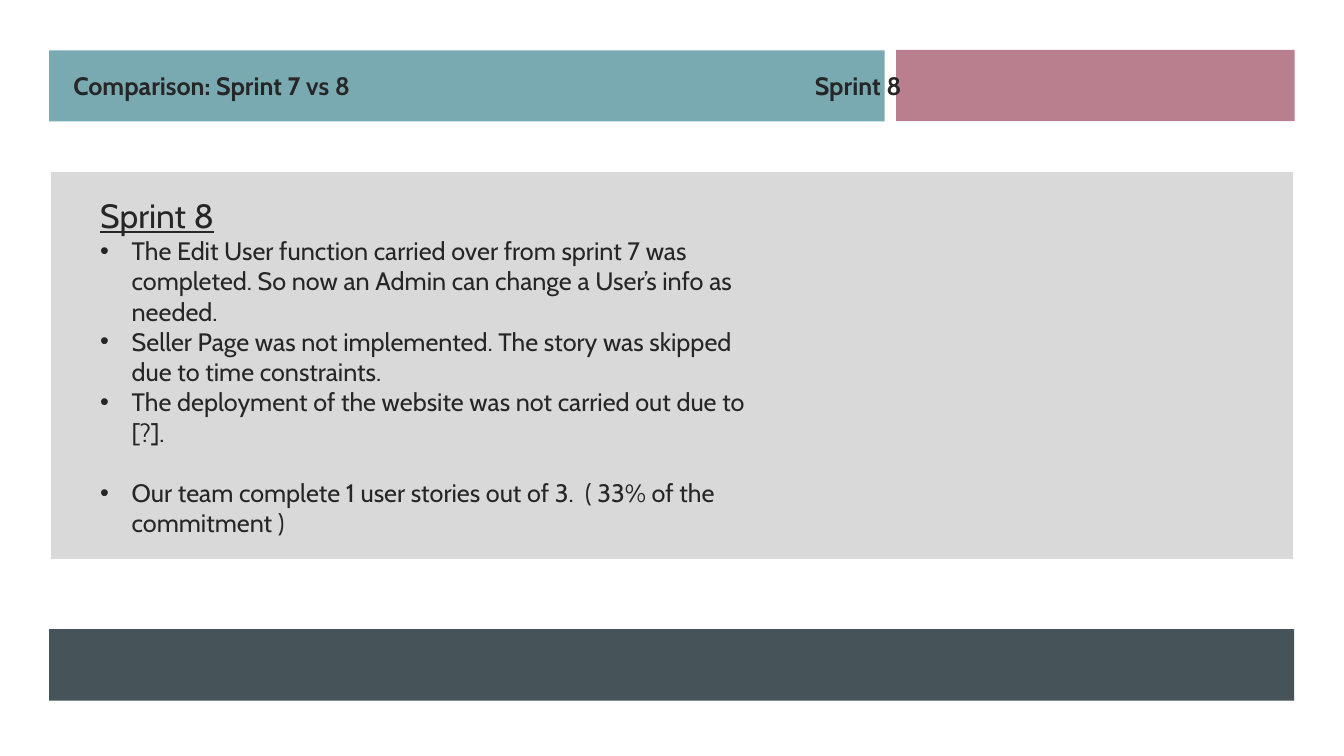
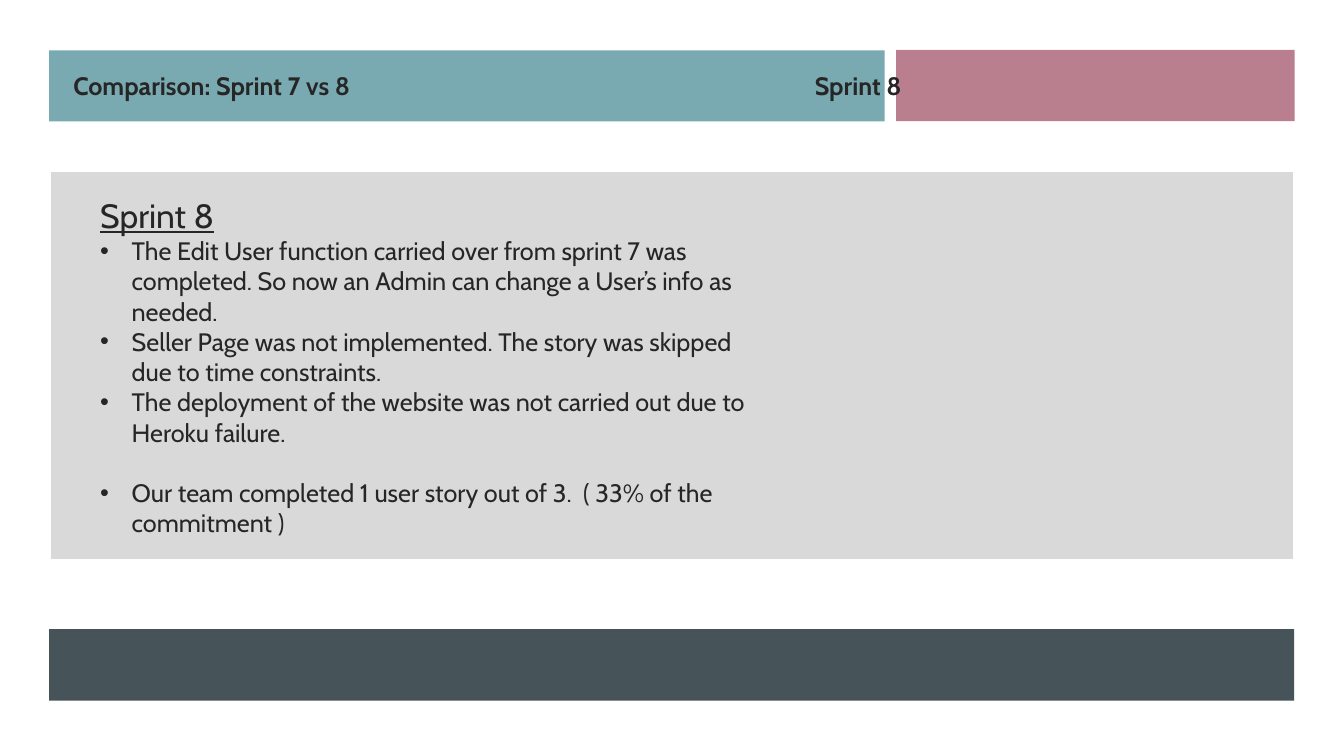
Before and after one commit to Xu12345-sophie/CS691TeamDice, a slide deck: slide 10 of Deliverable8/PCBuilder Web Application Sprint 8.pptx. Drawn at 1344x756 pixels with LibreOffice and Linux fonts; fonts in the diff are those of the drawing. Boxes give left, top, right and bottom in pixels: in the first picture for what was removed or moved away, otherwise in the second. Text is boxed around its words. In the diff, an @@ line names an element or a change of style, - is before the commit and + after.

Commit message:
update ppt

```diff
--- a/Deliverable8/PCBuilder Web Application Sprint 8.pptx
+++ b/Deliverable8/PCBuilder Web Application Sprint 8.pptx
@@ text at (132,392,744,533): text changed @@
-• The deployment of the website was not carried out due to [?].
-• Our team complete 1 user stories out of 3. ( 33% of the commitment )
+• The deployment of the website was not carried out due to Heroku failure.
+• Our team completed 1 user story out of 3. ( 33% of the commitment )
```
Also in this commit, not shown: 4 other slides changed.
